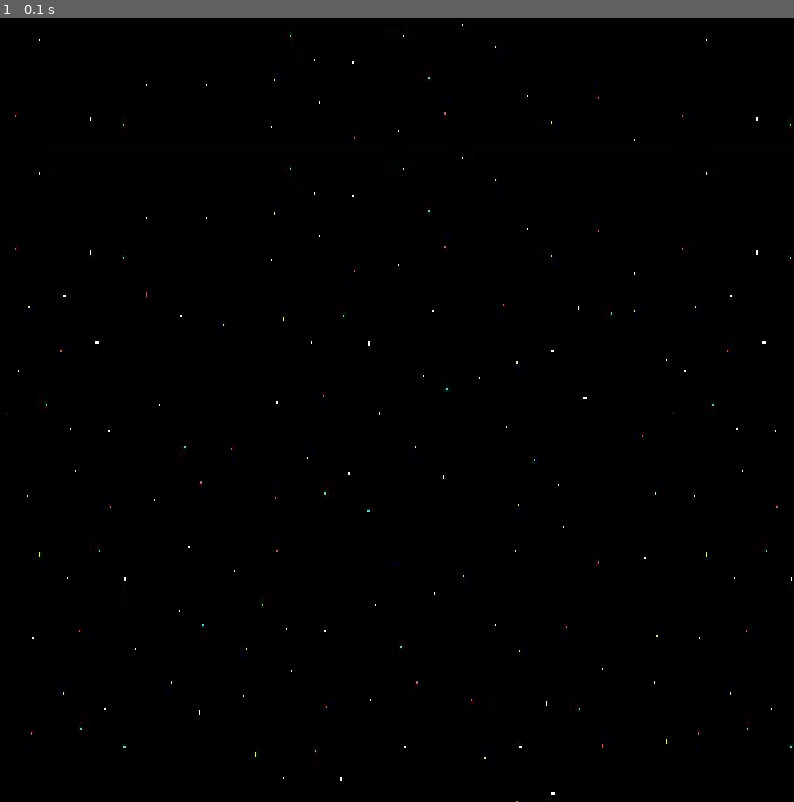
Above: before the commit, frame 1.
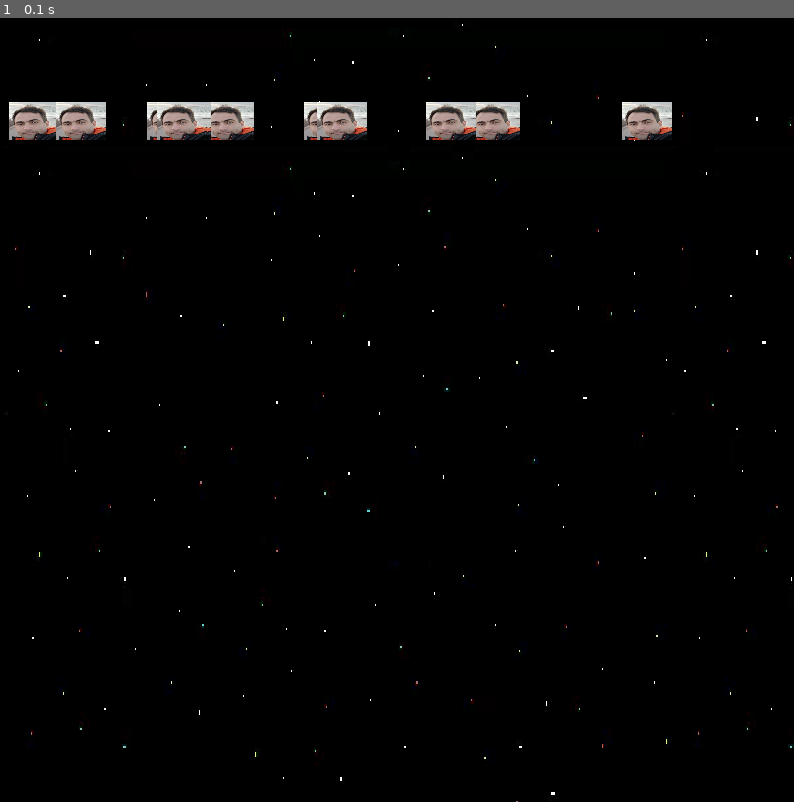
Above: after the commit, the same moment.

Repository: MatheusCastellucci/Pygame_projeto
Game: pygame game, started from jogo.py
Two runs of this game, one before a commit and one after it. Both use one fixed random seed, a clock stepped at 60 frames per second and the inputs below.
Inputs:
- Up to frame 1 (0.1 s): no input

The runs differ from the first frame. In frame 1, 2.4% of the frame differs, in the area x 1-85%, y 10-16%.

Commit message:
adicionado os primeiros inimigos

Diff:
--- a/jogo.py
+++ b/jogo.py
@@ -1,5 +1,5 @@
 import pygame
-
+import random
 White = (255, 255, 255)
 Red = (255, 0, 0)
 Black= (0, 0, 0)
@@ -12,22 +12,86 @@
 
 WIDTH = 800
 HEIGHT = 800
-
 window = pygame.display.set_mode((WIDTH, HEIGHT))
 pygame.display.set_caption('Professors Invasion!!')
 
+HUMBERTO_WIDTH = 50
+HUMBERTO_HEIGHT = 38
 background = pygame.image.load('imagens/back.png').convert()
 background = pygame.transform.scale(background, (WIDTH, HEIGHT))
+humberto_img = pygame.image.load('imagens/Ft_Humberto.png').convert_alpha()
+humberto_img = pygame.transform.scale(humberto_img, (HUMBERTO_WIDTH, HUMBERTO_HEIGHT))
+
+class Enemy(pygame.sprite.Sprite):
+    def __init__(self, img):
+        pygame.sprite.Sprite.__init__(self)
+        self.image = img
+        self.rect = self.image.get_rect()
+        self.rect.x = random.randint(0, WIDTH-HUMBERTO_HEIGHT)
+        self.rect.y = 100
+        self.speedx = 0
+        self.speedy = 0
+
+    def upadate(self):
+        self.rect.x += self.speedx
+        self.rect.y += self.speedy
+
+        if self.rect.top > HEIGHT or self.rect.right < 0 or self.rect.left > WIDTH:
+            self.rect.x = random.randint(0, WIDTH-HUMBERTO_WIDTH)
+            self.rect.y = 100
+            self.speedx = 0
+            self.speedy = 0
+
+
 game = True
 
+clock = pygame.time.Clock()
+FPS = 30
+
+humberto1 = Enemy(humberto_img)
+humberto2 = Enemy(humberto_img)
+humberto3 = Enemy(humberto_img)
+humberto4 = Enemy(humberto_img)
+humberto5 = Enemy(humberto_img)
+humberto6 = Enemy(humberto_img)
+humberto7 = Enemy(humberto_img)
+humberto8 = Enemy(humberto_img)
+humberto9 = Enemy(humberto_img)
+humberto10 = Enemy(humberto_img)
+humberto11 = Enemy(humberto_img)
+
 while game:
+    clock.tick (FPS)
+
     for event in pygame.event.get():
         if event.type == pygame.QUIT:
             game = False
 
+    humberto1.update()
+    humberto2.update()
+    humberto3.update()
+    humberto4.update()
+    humberto5.update()
+    humberto6.update()
+    humberto7.update()
+    humberto8.update()
+    humberto9.update()
+    humberto10.update()
+    humberto11.update()
+
     window.fill((0, 0, 0))
     window.blit(background, (10, 10))
-
+    window.blit(humberto1.image, humberto1.rect)
+    window.blit(humberto2.image, humberto2.rect)
+    window.blit(humberto3.image, humberto3.rect)
+    window.blit(humberto4.image, humberto4.rect)
+    window.blit(humberto5.image, humberto5.rect)
+    window.blit(humberto6.image, humberto6.rect)
+    window.blit(humberto7.image, humberto7.rect)
+    window.blit(humberto8.image, humberto8.rect)
+    window.blit(humberto9.image, humberto9.rect)
+    window.blit(humberto10.image, humberto10.rect)
+    window.blit(humberto11.image, humberto11.rect)
     pygame.display.update()
 
 
Renamed: imagens/Foto Humberto.png -> imagens/Ft_Humberto.png
